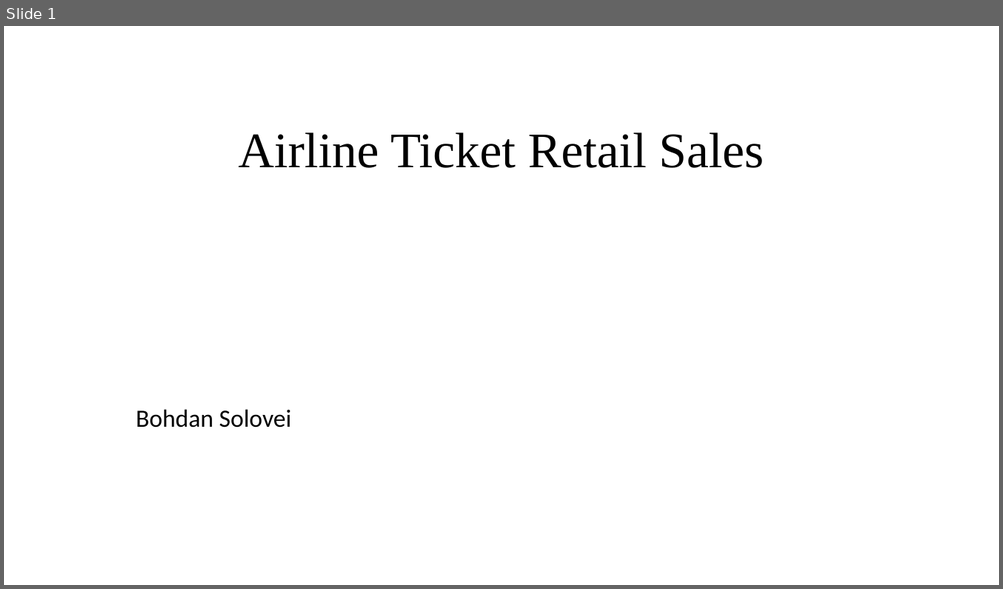
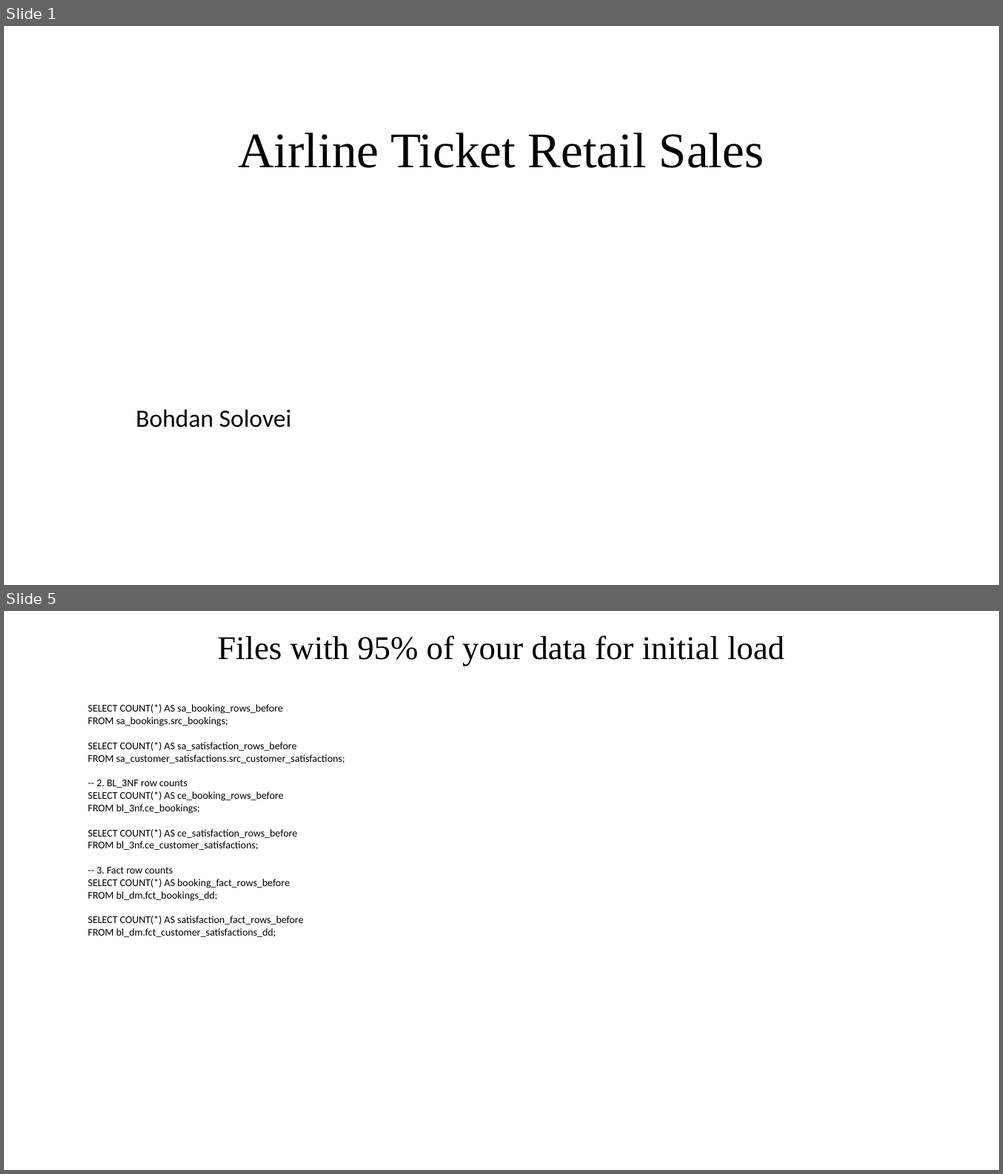
Before and after one commit to bsolovei25/Bohdan_Solovei_SP26, a slide deck: FinalTask/DWHPresentation.pptx. Shown one above the other, each under a label of ours: slide 1 before the commit, slides 1 and 5 after it; the slides between them are not shown. The pictures are 1003x589 and 1003x1174 pixels, drawn with LibreOffice and Linux fonts; fonts in the diff are those of the drawing. Boxes give left, top, right and bottom in pixels: in the first picture for what was removed or moved away, otherwise in the second. Text is boxed around its words. In the diff, an @@ line names an element or a change of style, - is before the commit and + after.

```diff
--- a/FinalTask/DWHPresentation.pptx
+++ b/FinalTask/DWHPresentation.pptx
@@ slide 5 added at box(4, 611, 999, 1170), background #FFFFFF @@
@@ title added at box(217, 635, 784, 667), 32 pt, text #000000 @@
+Files with 95% of your data for initial load
@@ text added at box(88, 704, 345, 937), 10 pt, text #000000 @@
+SELECT COUNT(*) AS sa_booking_rows_before
+FROM sa_bookings.src_bookings;
+SELECT COUNT(*) AS sa_satisfaction_rows_before
+FROM sa_customer_satisfactions.src_customer_satisfactions;
+-- 2. BL_3NF row counts
+SELECT COUNT(*) AS ce_booking_rows_before
+FROM bl_3nf.ce_bookings;
+SELECT COUNT(*) AS ce_satisfaction_rows_before
+FROM bl_3nf.ce_customer_satisfactions;
+-- 3. Fact row counts
+SELECT COUNT(*) AS booking_fact_rows_before
+FROM bl_dm.fct_bookings_dd;
+SELECT COUNT(*) AS satisfaction_fact_rows_before
+FROM bl_dm.fct_customer_satisfactions_dd;
```
Also in this commit, not shown: 3 slides changed, 4 other slides added, 1 slide removed.
